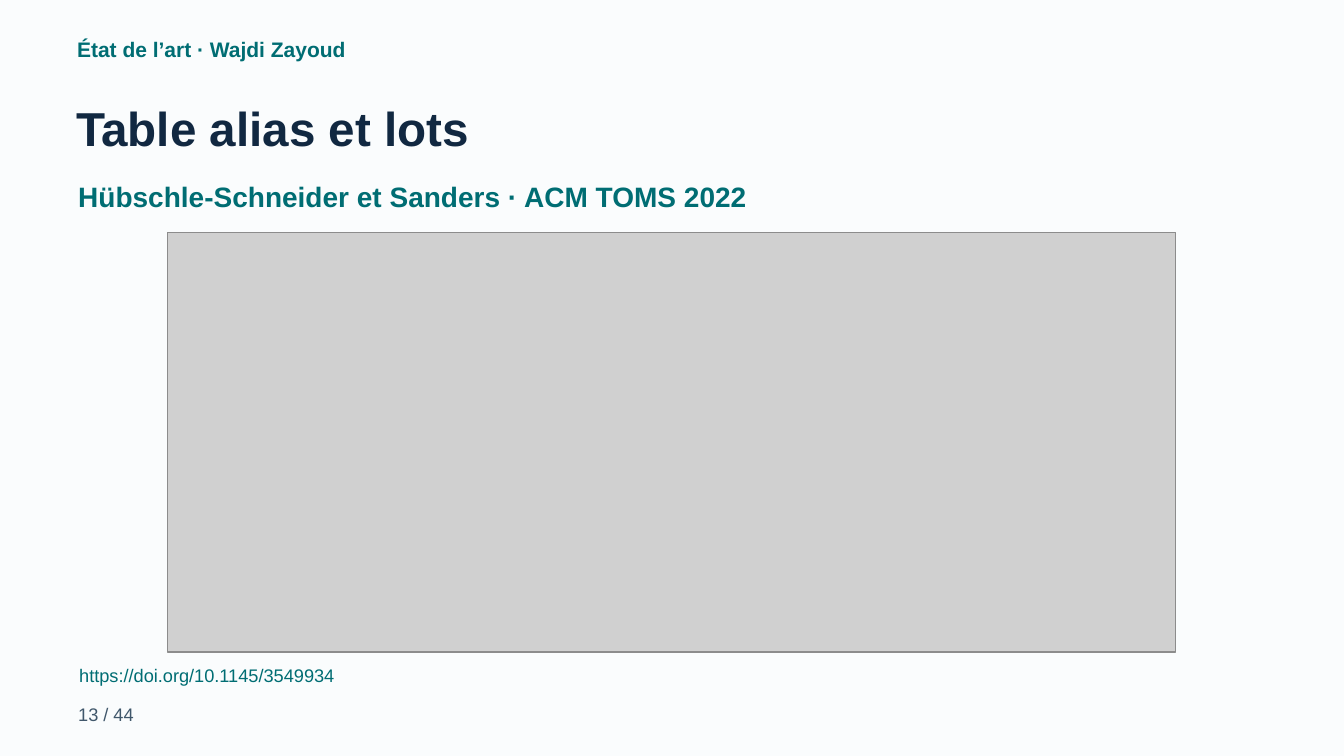
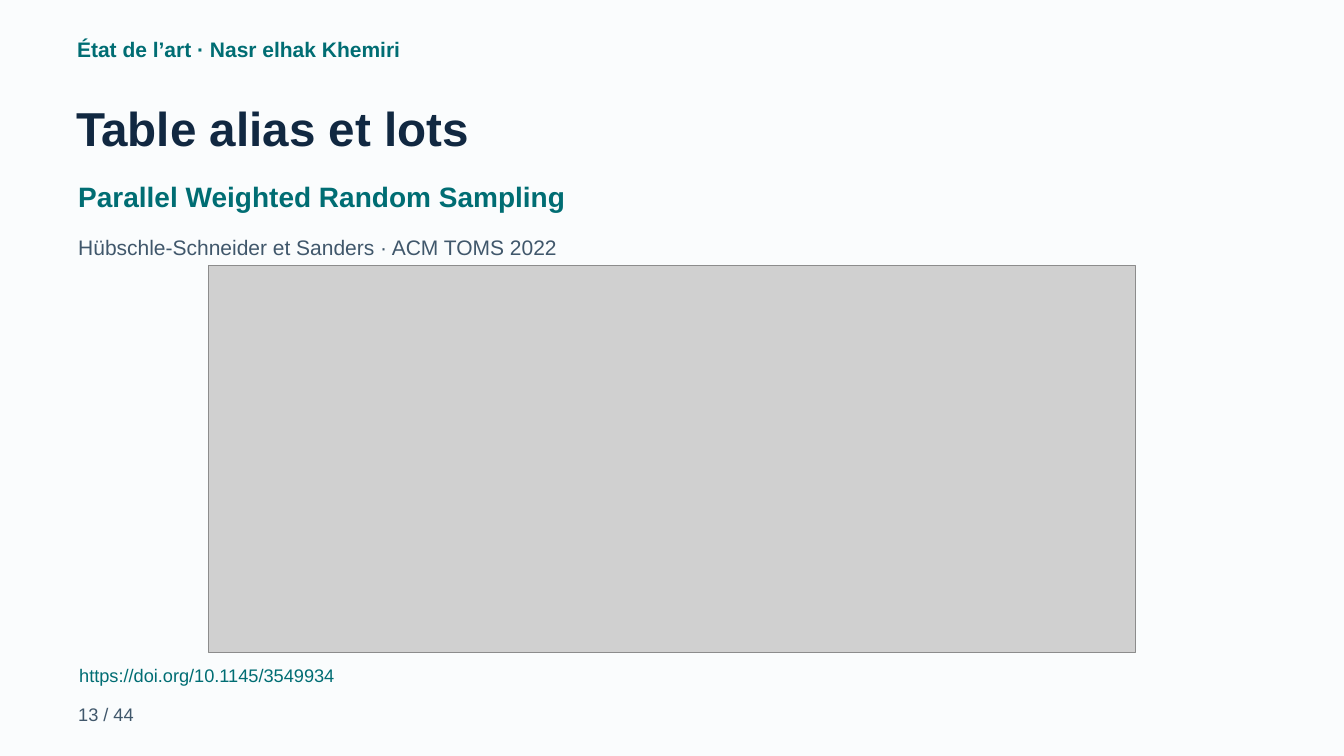
Before and after one commit to cherniyoussef-max/data-stream-mining-, a slide deck: slide 13 of presentation/Data_Stream_Mining_Final_Anime.pptx. Drawn at 1344x756 pixels with LibreOffice and Linux fonts; fonts in the diff are those of the drawing; grey boxes stand for pictures. Boxes give left, top, right and bottom in pixels: in the first picture for what was removed or moved away, otherwise in the second. Text is boxed around its words. In the diff, an @@ line names an element or a change of style, - is before the commit and + after.

```diff
--- a/presentation/Data_Stream_Mining_Final_Anime.pptx
+++ b/presentation/Data_Stream_Mining_Final_Anime.pptx
@@ text at (x1=77, y1=40, x2=400, y2=58): text changed @@
-État de l’art · Wajdi Zayoud
+État de l’art · Nasr elhak Khemiri
@@ text added at (x1=78, y1=186, x2=565, y2=212), 20 pt, text #006D73, bold @@
+Parallel Weighted Random Sampling
@@ text "Hübschle-Schneider et Sanders · ACM ..." moved from (x1=78, y1=186, x2=746, y2=208) to (x1=78, y1=239, x2=557, y2=255) @@
@@ text "Hübschle-Schneider et Sanders · ACM ..." at (x1=78, y1=239, x2=557, y2=255): size 20 to 15 pt, text colour #006D73 to #40576B, bold off @@
@@ picture resized from (x1=168, y1=232, x2=1177, y2=652) to (x1=209, y1=266, x2=1136, y2=652) @@
```
Also in this commit, not shown: 14 other slides changed, 34 other files.
